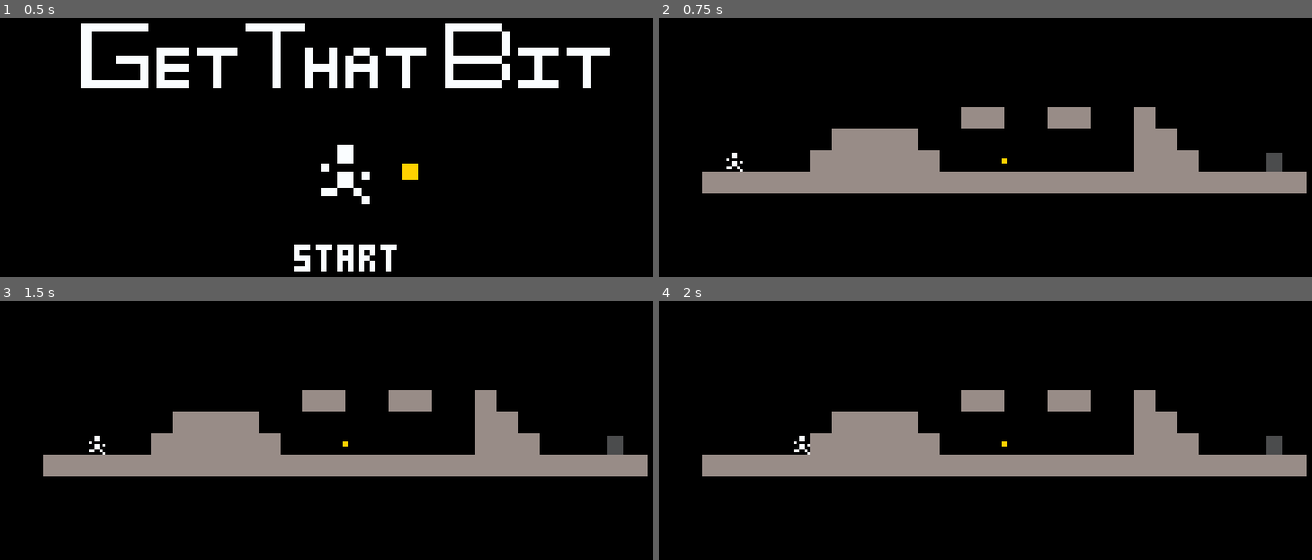
Above: before the commit, frames 1-4 (two rows, left to right).
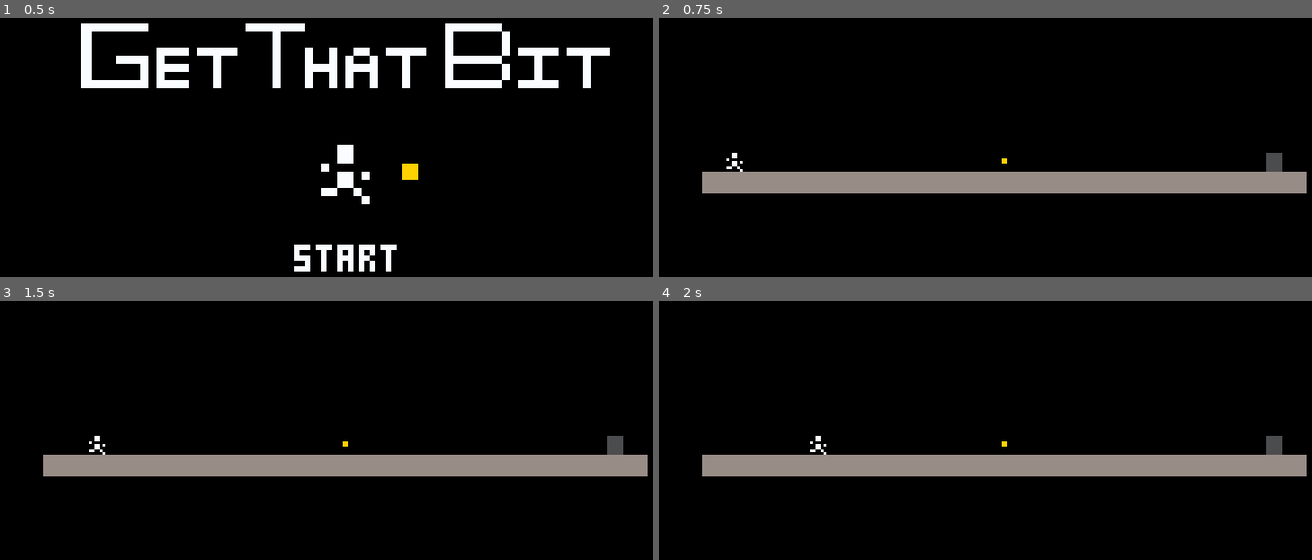
Above: after the commit, the same moments.

Repository: sugarvoid/cave-and-jumps
Game: Godot game, scene res://menu/title_screen.tscn
The game is run twice, just before and just after one commit, with the same random seed, the same clock (stepped at 60 frames per second) and the same inputs.
Inputs (mouse positions are in pixels of both pictures, inside the frame that each line leads up to):
- Up to frame 1 (0.5 s): no input
- Up to frame 2 (0.75 s): click (1005, 258) at 0.5 s
- Up to frame 3 (1.5 s): tap Enter at 1.25 s; hold D (right) from 1.28 s (still down)
- Up to frame 4 (2 s): keep holding D (right); tap Space (jump) at 1.52 s

Frame 1 is identical in both runs. In frame 2, 5.5% of the frame differs, in the area x 23-83%, y 34-60%; in frame 3, 5.5%; in frame 4, 5.6%, in the area x 20-83%, y 34-60%.

Commit message:
Adjusted levels and made a couple more

Diff:
--- a/src/level/level_1000.tscn
+++ b/src/level/level_1000.tscn
@@ -5,7 +5,4 @@
 [node name="Level1000" instance=ExtResource("1_r7mpn")]
 
 [node name="TileMap" parent="." index="0"]
-layer_0/tile_data = PackedInt32Array(655362, 1, 1, 655363, 1 …(327 unchanged characters)… 655387, 1, 1, 655388, 1, 1, 655389, 1, 1, 589831, 1, 1, 589832, 1, 1, 589833, 1, 1, 524297, 1, 1, 524298, 1, 1, 524299, 1, 1, 589835, 1, 1, 589834, 1, 1, 589836, 1, 1, 524310, 1, 1, 589846, 1, 1, 589847, 1, 1, 524296, 1, 1, 458766, 1, 1, 458767, 1, 1, 458770, 1, 1, 458771, 1, 1, 458774, 1, 1, 524311, 1, 1, 589848, 1, 1)
-
-[node name="Bits" parent="." index="3"]
-layer_0/tile_data = PackedInt32Array(1638473, 0, 65536, 1638478, 0, 65536, 1900589, 0, 65536, 1638447, 0, 65536, 1507379, 0, 65536, 1507383, 0, 65536, 1638458, 0, 65536, 1638461, 0, 65536, 1441855, 0, 65536, 1310786, 0, 65536, 1310789, 0, 65536, 1441864, 0, 65536, 1507410, 0, 65536, 1507413, 0, 65536, 1638488, 0, 65536)
+layer_0/tile_data = PackedInt32Array(655362, 1, 1, 655363, 1 …(327 unchanged characters)… 655387, 1, 1, 655388, 1, 1, 655389, 1, 1)
--- a/src/level/level_1001.tscn
+++ b/src/level/level_1001.tscn
@@ -5,10 +5,4 @@
 [node name="LevelBaseClass" instance=ExtResource("1_46yxv")]
 
 [node name="TileMap" parent="." index="0"]
-layer_0/tile_data = PackedInt32Array(655362, 1, 1, 655363, 1, 1, 655364, 1, 1, 655365, 1, 1, 655366, 1, 1, 655367, 1, 1, 655368, 1, 1, 655369, 1, 1, 655370, 1, 1, 655371, 1, 1, 589836, 1, 1, 524300, 1, 1, 458764, 1, 1, 393228, 1, 1, 393229, 1, 1, 655389, 1, 1, 655388, 1, 1, 524298, 1, 1, 524297, 1, 1, 655372, 1, 1, 393230, 1, 1, 393231, 1, 1, 393232, 1, 1, 655387, 1, 1, 655386, 1, 1, 655385, 1, 1, 655384, 1, 1, 655383, 1, 1, 655382, 1, 1, 851986, 1, 1, 851987, 1, 1, 851988, 1, 1, 851989, 1, 1, 851990, 1, 1, 786454, 1, 1, 720918, 1, 1, 786453, 1, 1, 786452, 1, 1, 720917, 1, 1, 458765, 1, 1, 524301, 1, 1, 458766, 1, 1, 851982, 1, 1, 851983, 1, 1)
-
-[node name="Door" parent="." index="2"]
-position = Vector2(236, 76)
-
-[node name="Bits" parent="." index="3"]
-layer_0/tile_data = PackedInt32Array(2293789, 0, 65536, 2031648, 0, 65536, 1835049, 0, 65536, 1441836, 0, 65536, 1179725, 0, 65536, 1441874, 0, 65536, 1900628, 0, 65536, 2293844, 0, 65536, 3145786, 0, 65536, 3145788, 0, 65536, 3276856, 0, 65536, 3276862, 0, 65536, 3276859, 0, 65536, 3014715, 0, 65536)
+layer_0/tile_data = PackedInt32Array(655362, 1, 1, 655363, 1, 1, 655364, 1, 1, 655389, 1, 1, 655388, 1, 1, 655387, 1, 1, 655375, 1, 1, 655376, 1, 1, 655365, 1, 1, 655374, 1, 1, 655377, 1, 1, 655386, 1, 1, 655369, 1, 1, 655370, 1, 1, 655371, 1, 1, 655368, 1, 1, 655380, 1, 1, 655381, 1, 1, 655382, 1, 1, 655383, 1, 1)
--- a/src/level/level_1002.tscn
+++ b/src/level/level_1002.tscn
@@ -5,7 +5,4 @@
 [node name="LevelBaseClass" instance=ExtResource("1_adjue")]
 
 [node name="TileMap" parent="." index="0"]
-layer_0/tile_data = PackedInt32Array(786434, 1, 1, 786435, 1, 1, 786436, 1, 1, 786437, 1, 1, 786438, 1, 1, 786439, 1, 1, 786440, 1, 1, 786441, 1, 1, 786442, 1, 1, 786443, 1, 1, 786452, 1, 1, 786453, 1, 1, 786454, 1, 1, 786455, 1, 1, 786456, 1, 1, 786457, 1, 1, 786458, 1, 1, 786459, 1, 1, 786460, 1, 1, 786461, 1, 1, 655362, 1, 1, 655363, 1, 1, 655364, 1, 1, 720900, 1, 1, 720899, 1, 1, 720898, 1, 1, 655387, 1, 1, 720923, 1, 1, 720924, 1, 1, 720925, 1, 1, 655389, 1, 1, 655388, 1, 1, 655376, 1, 1, 655375, 1, 1, 851982, 1, 1, 851983, 1, 1, 851984, 1, 1, 851985, 1, 1, 655374, 1, 1, 655377, 1, 1, 851981, 1, 1, 851986, 1, 1, 851987, 1, 1, 851980, 1, 1, 851988, 1, 1, 851979, 1, 1)
-
-[node name="Bits" parent="." index="3"]
-layer_0/tile_data = PackedInt32Array(2949143, 0, 65536, 2555933, 0, 65536, 2949155, 0, 65536, 2949165, 0, 65536, 2555944, 0, 65536, 2359353, 0, 65536, 2162748, 0, 65536, 2359359, 0, 65536, 2359364, 0, 65536, 2162754, 0, 65536, 1900607, 0, 65536, 3145780, 0, 65536, 3145785, 0, 65536, 3145791, 0, 65536, 3145797, 0, 65536, 3145803, 0, 65536, 2949200, 0, 65536, 2490453, 0, 65536, 2949210, 0, 65536, 2490463, 0, 65536, 2949220, 0, 65536)
+layer_0/tile_data = PackedInt32Array(655362, 1, 1, 655363, 1, 1, 655364, 1, 1, 655387, 1, 1, 655389, 1, 1, 655388, 1, 1, 655376, 1, 1, 655375, 1, 1, 655374, 1, 1, 655377, 1, 1, 655365, 1, 1, 655366, 1, 1, 655367, 1, 1, 655368, 1, 1, 589830, 1, 1, 589831, 1, 1, 589832, 1, 1, 589833, 1, 1, 655369, 1, 1, 524296, 1, 1, 524297, 1, 1, 524295, 1, 1, 589834, 1, 1, 655370, 1, 1, 655372, 1, 1, 655373, 1, 1, 655371, 1, 1, 458764, 1, 1, 458765, 1, 1, 458770, 1, 1, 458771, 1, 1, 458774, 1, 1, 524310, 1, 1, 589846, 1, 1, 655382, 1, 1, 655381, 1, 1, 655380, 1, 1, 655379, 1, 1, 655378, 1, 1, 655383, 1, 1, 655384, 1, 1, 655385, 1, 1, 655386, 1, 1, 524311, 1, 1, 589847, 1, 1, 589848, 1, 1)
--- /dev/null
+++ b/src/level/level_1003.tscn
@@ -0,0 +1,8 @@
+[gd_scene load_steps=2 format=3 uid="uid://3qit81xgt7n0"]
+
+[ext_resource type="PackedScene" uid="uid://drnvpf6phtffr" path="res://level/level_base_class.tscn" id="1_vcaxg"]
+
+[node name="LevelBaseClass" instance=ExtResource("1_vcaxg")]
+
+[node name="TileMap" parent="." index="0"]
+layer_0/tile_data = PackedInt32Array(655361, 1, 1, 655362, 1, 1, 655363, 1, 1, 655364, 1, 1, 655365, 1, 1, 655387, 1, 1, 655388, 1, 1, 655389, 1, 1, 655366, 1, 1, 655375, 1, 1, 655376, 1, 1, 262155, 1, 1, 262156, 1, 1, 262157, 1, 1, 655379, 1, 1, 655380, 1, 1, 262158, 1, 1, 262159, 1, 1, 262160, 1, 1, 262161, 1, 1, 524294, 1, 1, 655367, 1, 1, 393224, 1, 1, 262154, 1, 1, 655381, 1, 1, 655384, 1, 1, 262169, 1, 1, 262168, 1, 1, 262167, 1, 1, 262166, 1, 1, 262165, 1, 1, 262164, 1, 1, 262163, 1, 1, 262162, 1, 1)
--- /dev/null
+++ b/src/level/level_1004.tscn
@@ -0,0 +1,8 @@
+[gd_scene load_steps=2 format=3 uid="uid://8ea8xqfxpvja"]
+
+[ext_resource type="PackedScene" uid="uid://drnvpf6phtffr" path="res://level/level_base_class.tscn" id="1_dcj6d"]
+
+[node name="LevelBaseClass" instance=ExtResource("1_dcj6d")]
+
+[node name="TileMap" parent="." index="0"]
+layer_0/tile_data = PackedInt32Array(655362, 1, 1, 655363, 1, 1, 655364, 1, 1, 1048582, 1, 1, 1048583, 1, 1, 1048584, 1, 1, 1048585, 1, 1, 1048586, 1, 1, 1048587, 1, 1, 1048588, 1, 1, 1048589, 1, 1, 1048590, 1, 1, 1048591, 1, 1, 1048592, 1, 1, 1048593, 1, 1, 1048594, 1, 1, 1048595, 1, 1, 1048596, 1, 1, 1048597, 1, 1, 1048598, 1, 1, 1048599, 1, 1, 1048600, 1, 1, 1048601, 1, 1, 1048581, 1, 1, 1048580, 1, 1, 655387, 1, 1, 655388, 1, 1, 655389, 1, 1, 917529, 1, 1, 786458, 1, 1, 1048602, 1, 1, 1048603, 1, 1, 786437, 1, 1, 917510, 1, 1, 917520, 1, 1, 917519, 1, 1, 786447, 1, 1, 786448, 1, 1, 655375, 1, 1, 655376, 1, 1)
